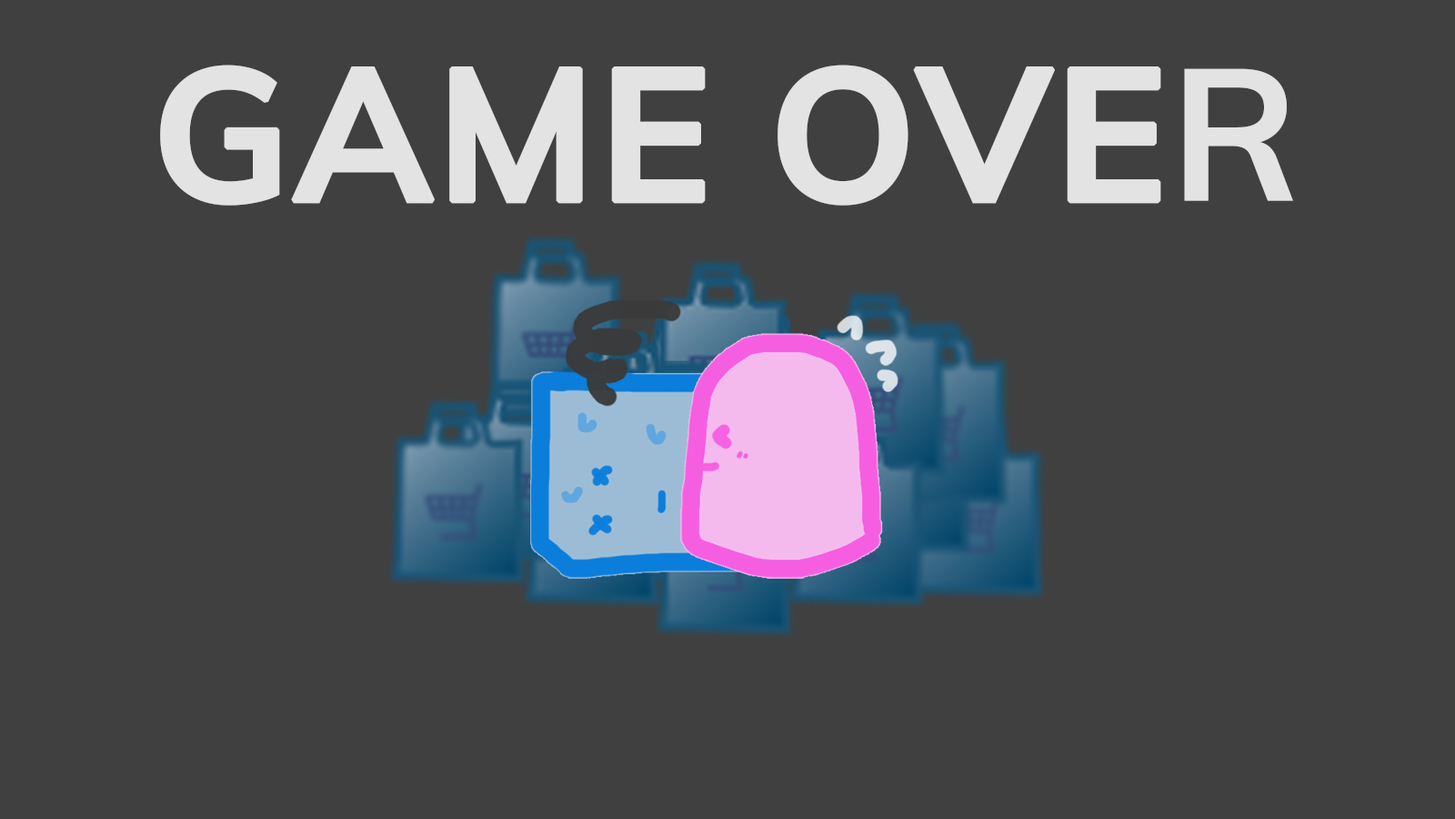
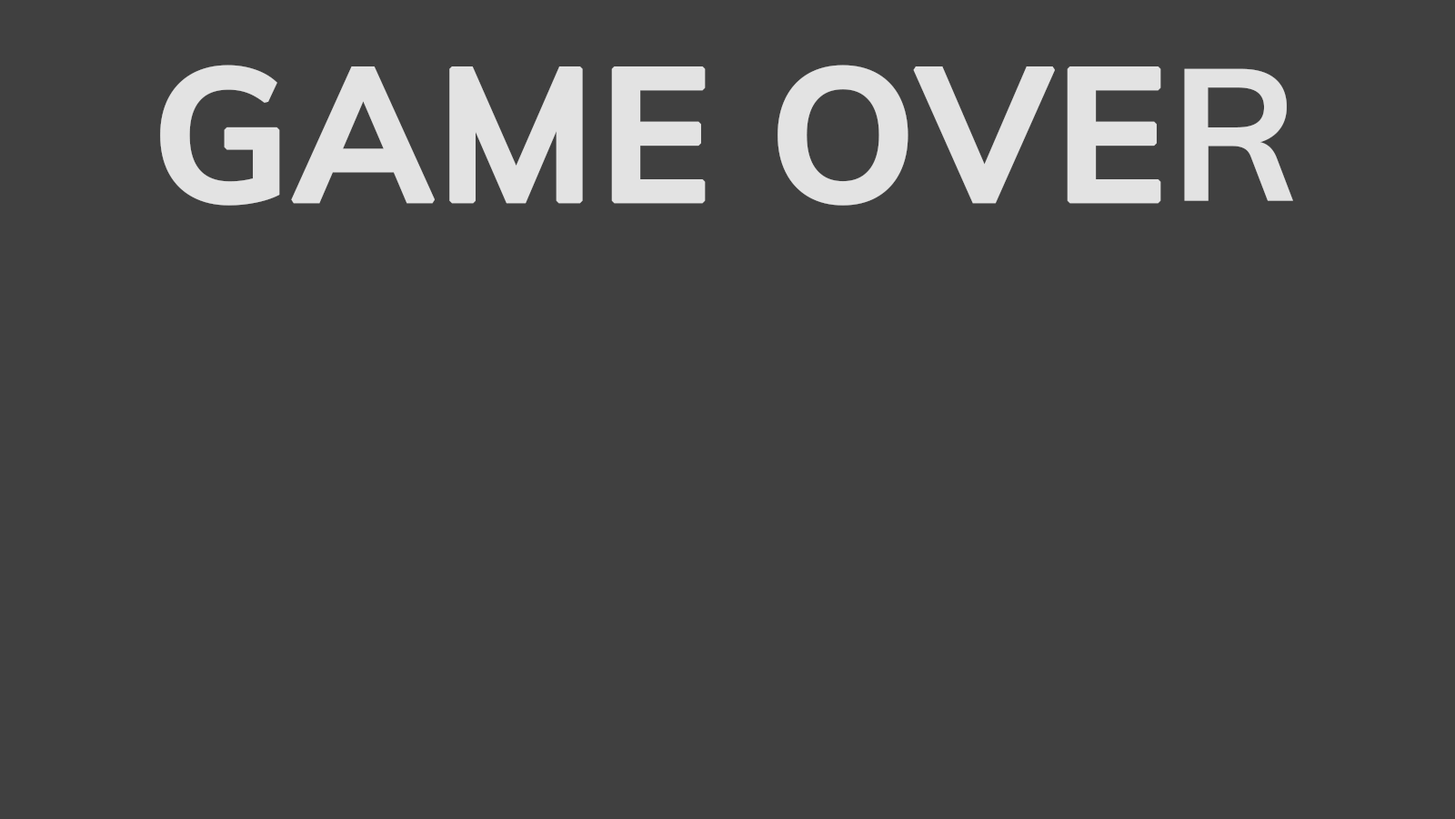
Two versions of the same layered image (1455x819). Layer-by-layer changes:
removed layer "Layer 4" over (680, 314, 899, 579)
removed layer "Layer 2" over (530, 292, 1071, 579)
removed layer "Group 1" over (386, 233, 1048, 638)
